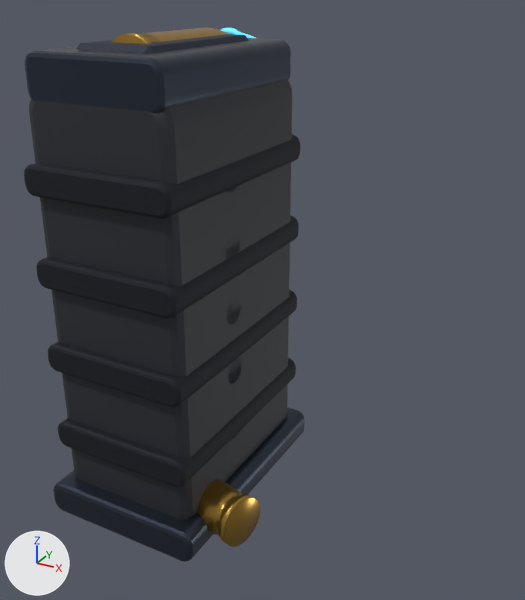
The glTF model game/assets/weapons/ammo_cryo.glb, before and after one commit.
Camera for both pictures: a camera (50 mm lens) standing at (0.0932, -0.1293, 0.117) and looking at (0.0212, 0.0016, 0.0516). Every picture has the same lights, and +X, +Y and +Z are marked at lower left. The first picture is the older version. Where no turn or scale is listed for an object, it has been applied to the vertices.

The older version as bpy lines, for what is in view:
```python
me_mesh_1 = bpy.data.meshes.new('Mesh_1')
me_mesh_1.from_pydata(...)  # 264 vertices, 524 faces; spans x -0.0178..0.0178, y -0.027..0.027, z 0.0172..0.0238
me_mesh_1.materials.append(mat_gun_dark)  # black #161b24
me_mesh_4 = bpy.data.meshes.new('Mesh_4')
me_mesh_4.from_pydata(...)  # 264 vertices, 524 faces; spans x -0.0178..0.0178, y -0.027..0.027, z 0.0772..0.0838
me_mesh_4.materials.append(mat_gun_dark)  # black #161b24
ob_ammo_cryo_loose = bpy.data.objects.new('ammo_cryo_loose', None)
ob_ammo_cryo_loose.parent = ob_ammo_cryo
ob_ammo_cryo_loose.location = (0.027, -0.018, 0.006)
ob_ammo_cryo_loose.rotation_euler = (-1.571, 0.0, 1.35)  # degrees (-90, 0, 77)
ob_ammo_cryo_rib0 = bpy.data.objects.new('ammo_cryo_rib0', me_mesh_1)
ob_ammo_cryo_rib0.location = (0.0, 0.0, 0.0)
ob_ammo_cryo_rib3 = bpy.data.objects.new('ammo_cryo_rib3', me_mesh_4)
ob_ammo_cryo_rib3.location = (0.0, 0.0, 0.0)
# also in view: 'ammo_cryo_base' at (0.0, 0.0, 0.003); 'ammo_cryo_mag' at (0.0, 0.0, 0.051); 'ammo_cryo_loose_case' at (0.0084, -0.0146, 0.006); 'ammo_cryo_rib1' at (0.0, 0.0, 0.0405); 'ammo_cryo_lip_cut' at (0.0, 0.0, 0.1)
```
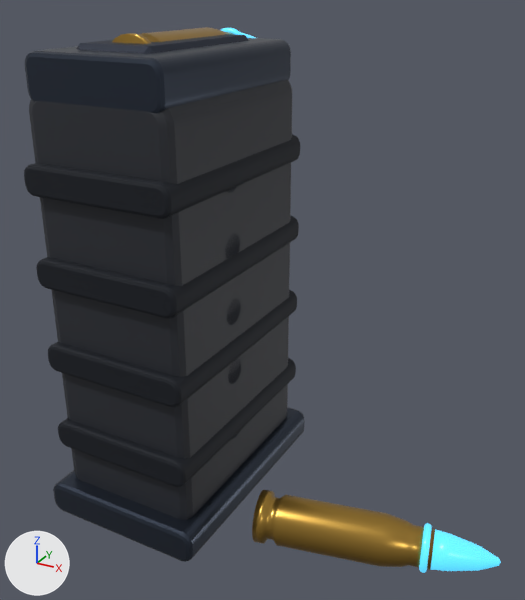
ob_ammo_cryo_loose is not drawn itself; it is the parent of ob_ammo_cryo_loose_case, ob_ammo_cryo_loose_band, ob_ammo_cryo_loose_tip.

What differs and where, as boxes (x1, y1, x2, y2) in the pictures (525 x 600 px):
'ammo_cryo_loose_case', moved, turned: before (196, 479, 260, 547); after (252, 490, 435, 570)
'ammo_cryo_loose_tip', moved, turned (not visible before): after (430, 529, 501, 571)
'ammo_cryo_loose_band', moved, turned (not visible before): after (419, 523, 432, 573)

Patch to the scene script:
```diff
--- a/game/assets/weapons/ammo_cryo.glb.py
+++ b/game/assets/weapons/ammo_cryo.glb.py
@@ ob_ammo_cryo_loose @@
 ob_ammo_cryo_loose.parent = ob_ammo_cryo
-ob_ammo_cryo_loose.location = (0.027, -0.018, 0.006)
-ob_ammo_cryo_loose.rotation_euler = (-1.571, 0.0, 1.35)  # degrees (-90, 0, 77)
+ob_ammo_cryo_loose.location = (0.029, -0.014, 0.0058)
+ob_ammo_cryo_loose.rotation_euler = (-1.571, 0.0, -1.35)  # degrees (-90, 0, -77)
```
